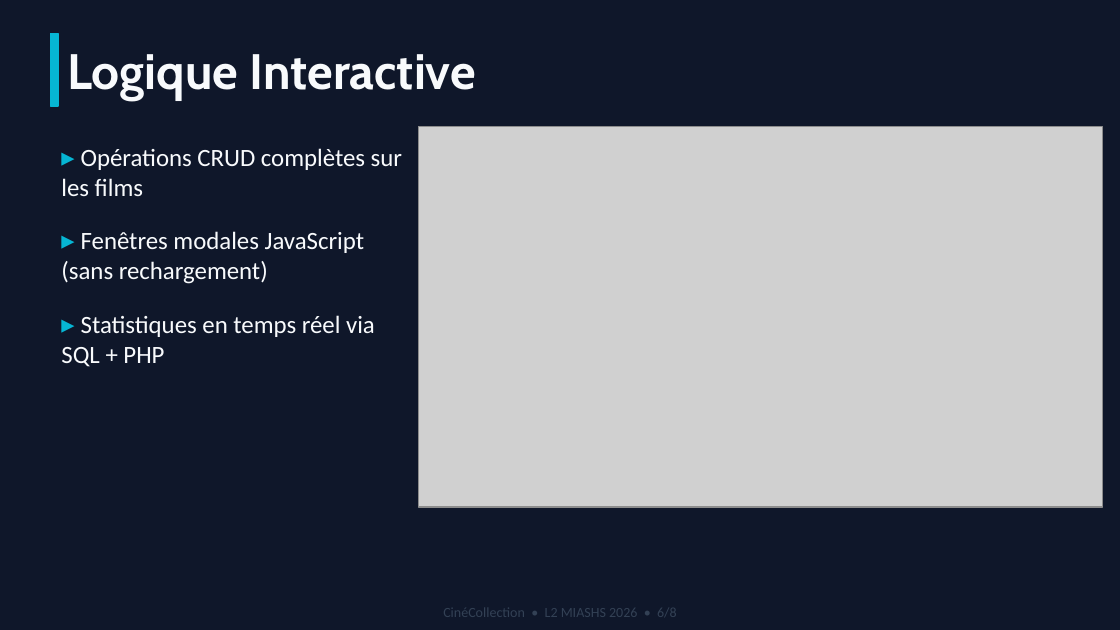
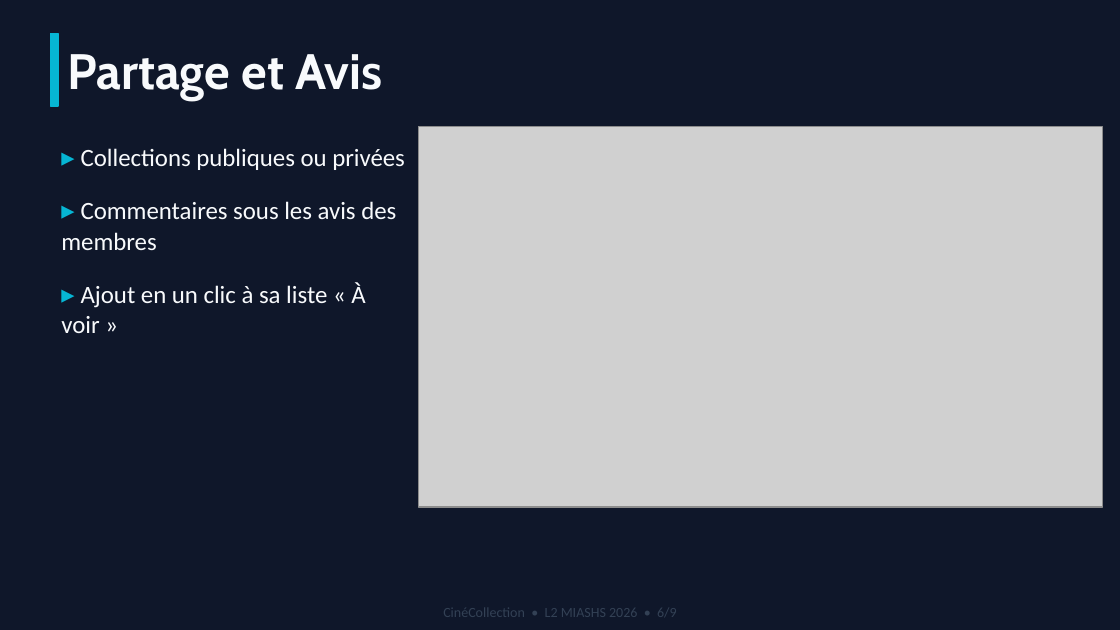
Before and after one commit to Anasse95/cinecollection, a slide deck: slide 6 of docs/CineCollection_Presentation.pptx. Drawn at 1120x630 pixels with LibreOffice and Linux fonts; fonts in the diff are those of the drawing; grey boxes stand for pictures. Boxes give left, top, right and bottom in pixels: in the first picture for what was removed or moved away, otherwise in the second. Text is boxed around its words. In the diff, an @@ line names an element or a change of style, - is before the commit and + after.

```diff
--- a/docs/CineCollection_Presentation.pptx
+++ b/docs/CineCollection_Presentation.pptx
@@ text at (67,54,383,100): text changed @@
-Logique Interactive
+Partage et Avis
@@ text at (61,148,405,333): text changed @@
-▸ Opérations CRUD complètes sur les films
-▸ Fenêtres modales JavaScript (sans rechargement)
-▸ Statistiques en temps réel via SQL + PHP
+▸ Collections publiques ou privées
+▸ Commentaires sous les avis des membres
+▸ Ajout en un clic à sa liste « À voir »
```
Also in this commit, not shown: 7 other slides changed, 1 slide added, 2 other files.
